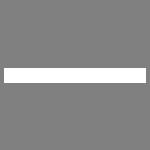
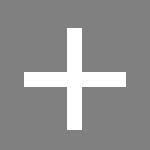
Comparing the layer stacks of the two (150, 150) images. Changes:
renamed "Rectangle 1" to "Rectangle 1 copy 2", painted on it over <box>4,68,146,87</box>
added layer "Rectangle 1 copy" over <box>67,28,82,130</box>
